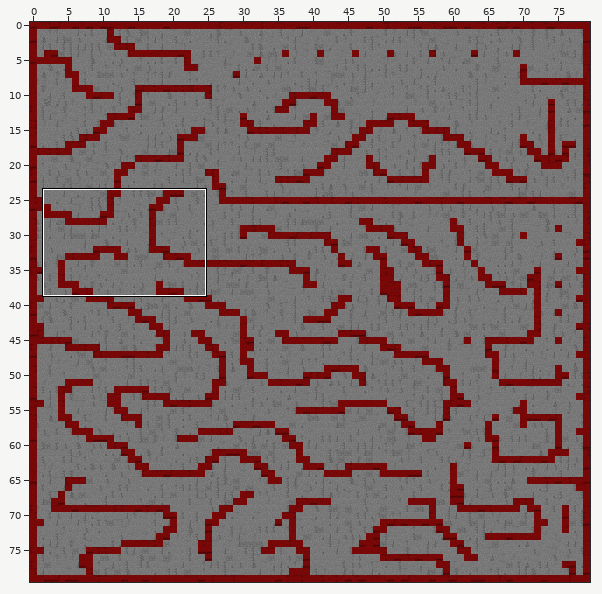
Level history. Tiled map: LudumDare_DT/src/main/resources/tilesets/example2.tmx. Above: a wide view before the commit, with the close-up outlined.
Close-up. Old version:
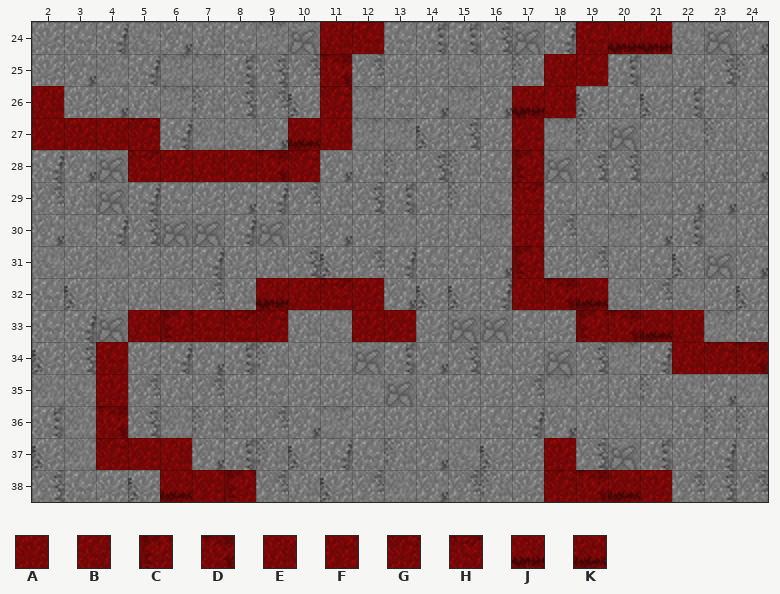
Cells are 32x32 px. Shown: x 2..24, y 24..38.
Key: from "someTilesInRed": A 0 "Floor", B 1 "Floor", C 4 "Floor", D 5 "Floor", E 12 "Floor", F 13 "Floor", G 24 "Floor", H 25 "Floor", J 36 "Floor", K 37 "Floor".
_ is an empty cell.
Layers that did not change in this view are not listed.
Layer "Foreground" before, first column x 2:
24 _________EB______BJJ___
25 _________D______EB_____
26 E________G_____JE______
27 FAEG____KE_____F_______
28 ___HAEFDG______C_______
29 _______________H_______
30 _______________A_______
31 _______________C_______
32 _______JEHA____EDK_____
33 ___ECBHG__AF_____CDKE__
34 __B_________________EGD
35 __A____________________
36 __D____________________
37 __GFE___________A______
38 ____KFC_________GDKA___
Now the later version:
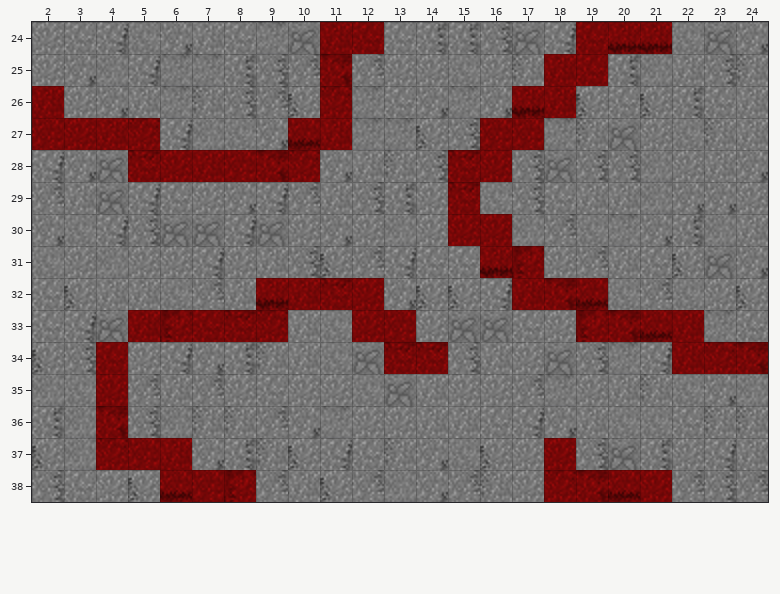
The author wrote: map is now finally really playable
The exact change:
Changed rows in their new state; . is an unchanged cell.
Layer "Foreground":
first column x 13:
27 ...F.
28 ..HA_
29 ..H._
30 ..AA_
31 ...J.
34 HH...
